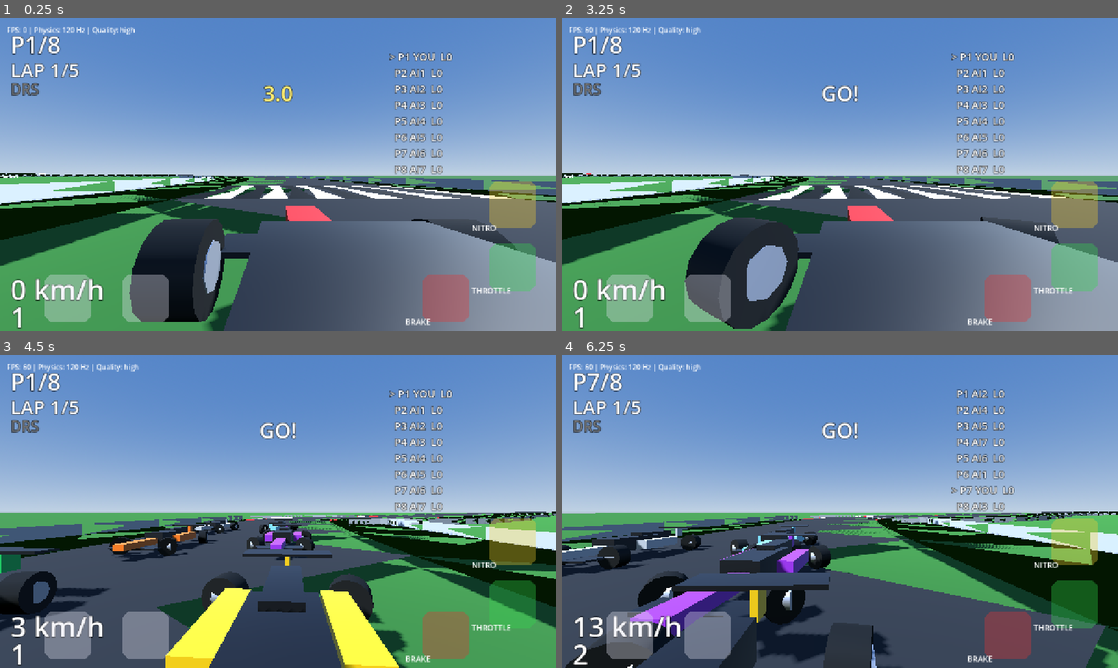
Above: before the commit, frames 1-4 (two rows, left to right).
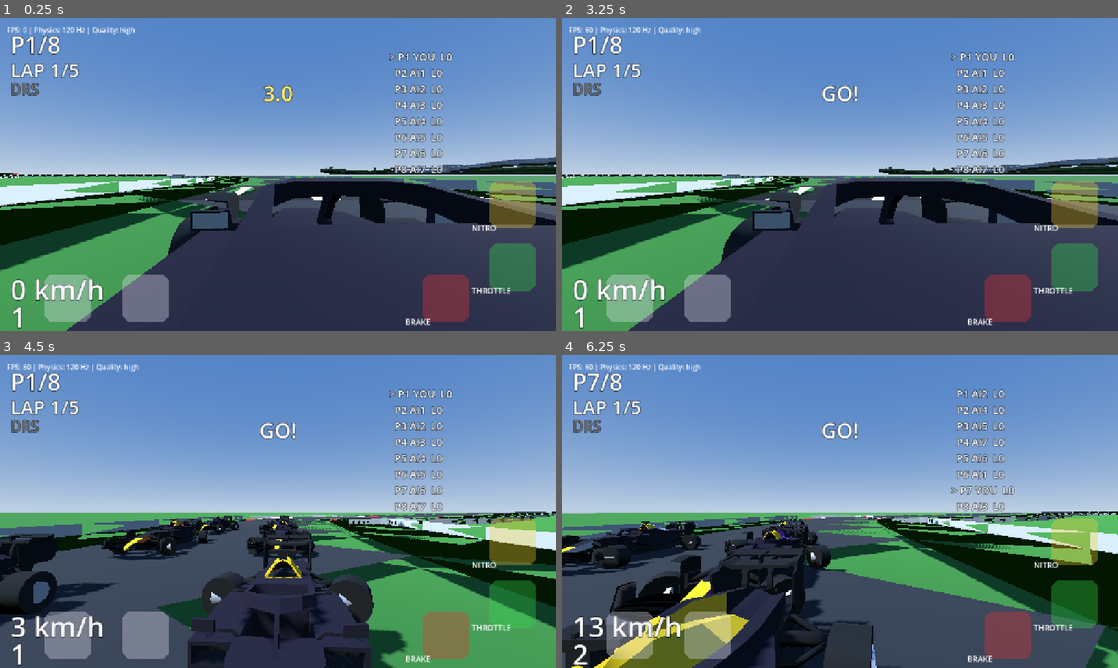
Above: after the commit, the same moments.

Repository: pandaysq/f1-game
Game: Godot game, scene res://scenes/main.tscn
Same seed, same stepped clock (60 frames per second), same inputs: the game is played once before the commit and once after it.
Inputs:
- Up to frame 1 (0.25 s): no input
- Up to frame 2 (3.25 s): hold D (steer_right) 0.53-1.28 s; hold W (throttle) 0.53-1.28 s; hold S (brake) 1.28-2.03 s; tap E (drs) at 1.35 s; tap W (throttle) at 1.55, 2.3, 2.85 s; tap Enter at 2 s; hold Shift (nitro) 2.03-2.78 s; hold D (steer_right) from 2.03 s (still down); tap R (reset_car) at 2.75 s
- Up to frame 3 (4.5 s): release D (steer_right) at 3.53 s; hold V (toggle_camera) 3.53-4.28 s; hold A (steer_left) from 3.53 s (still down); tap W (throttle) at 3.8, 4.35 s
- Up to frame 4 (6.25 s): release A (steer_left) at 5.03 s; hold S (brake) 5.03-5.78 s; hold E (drs) 5.03-5.78 s; tap W (throttle) at 5.3, 6.05 s; hold D (steer_right) from 5.78 s (still down); tap Shift (nitro) at 5.85 s

The runs differ from the first frame. In frame 1, 31% of the frame differs, in the area x 0-100%, y 44-100%; in frame 2, 32%; in frame 3, 9.8%; in frame 4, 11%.

Commit message:
assets: Sketchfab car body + endurance scenery wired into the game
- VehicleFactory instantiates low_poly_f1.glb: dynamic AABB calibration
  to the 3.1 m wheelbase (scale 0.4239, yaw 180), body bottom at collision
  floor, axle midpoint on the physics reference; red accents tinted to the
  per-car livery, glb tires hidden (procedural wheels own suspension)
- endurance_run.glb backdrop placed NE of the track (no collision, ~140 m gap)
- cockpit camera calibrated to the glb cockpit (-0.22, 0.52, 0.20), mirror
  and halo in view; APEX_COCKPIT_OVERRIDE tuning hook
- 6 new asset checks in the suite (78 total), changelog 0.3.1, known issues

Diff:
--- a/scripts/camera_rig/camera_rig.gd
+++ b/scripts/camera_rig/camera_rig.gd
@@ -4,6 +4,10 @@
 ## Cockpit follows the chassis rigidly; chase camera is spring-smoothed.
 
 const CHASE_OFFSET_LOCAL := Vector3(0.0, 1.1, 3.8)
+## Driver-eye position in car-local space (origin = wheel attach plane).
+## Calibrated on the glb cockpit: eye under the halo, wing mirror in view,
+## nose clearly visible. Tuning helper: APEX_COCKPIT_OVERRIDE="x,y,z".
+const COCKPIT_LOCAL := Vector3(-0.22, 0.52, 0.20)
 
 var cockpit_camera: Camera3D
 var chase_camera: Camera3D
@@ -16,8 +20,16 @@
 
 	cockpit_camera = Camera3D.new()
 	cockpit_camera.name = "CockpitCamera"
-	# driver eyes: slightly above attach plane (CG offset ~0.3 below origin)
-	cockpit_camera.position = Vector3(-0.30, 0.42, -0.30)
+	# driver eyes: under the glb halo pod (pod spans y 0.59..0.71 above the
+	# attach plane, cockpit sits ~0.3 m behind the axle midpoint)
+	cockpit_camera.position = COCKPIT_LOCAL
+	var override := OS.get_environment("APEX_COCKPIT_OVERRIDE")
+	if not override.is_empty():
+		var parts := override.split(",")
+		if parts.size() == 3:
+			cockpit_camera.position = Vector3(
+				parts[0].to_float(), parts[1].to_float(), parts[2].to_float()
+			)
 	cockpit_camera.fov = 78.0
 	cockpit_camera.near = 0.05
 	add_child(cockpit_camera)
--- a/scripts/main.gd
+++ b/scripts/main.gd
@@ -7,6 +7,12 @@
 const TICK_DT := 1.0 / 120.0
 const TRACK_PATH := "res://tracks/alpha_loop.json"
 const RACE_CONFIG_PATH := "res://assets/data/race_config.json"
+const ENVIRONMENT_MODEL_PATH := "res://assets/models/environment/endurance_run.glb"
+## Backdrop placement: the endurance diorama (1104 x 744 m, local AABB at
+## x 159..1263, z 426..1170) must stay clear of the drivable area
+## (alpha_loop: x -120..224, z -131..183). Shift seats it ~140 m beyond the
+## +Z edge; visual-only, no collision, cars never reach it.
+const SCENERY_OFFSET := Vector3(0.0, -0.9, -100.0)
 
 const AI_COLORS := [
 	Color(0.88, 0.09, 0.09),
@@ -56,6 +62,7 @@
 	if not problems.is_empty():
 		push_error("main: track validation failed: %s" % str(problems))
 	TrackBuilder.build(track, self)
+	_add_environment()
 
 	if _mode == "tt":
 		_setup_time_trial()
@@ -63,6 +70,17 @@
 		_setup_race()
 	debug_overlay.visible = true
 	_init_screenshot_hook()
+
+
+func _add_environment() -> void:
+	var packed: PackedScene = load(ENVIRONMENT_MODEL_PATH)
+	if packed == null:
+		push_warning("main: environment model missing, scenery skipped")
+		return
+	var scenery := packed.instantiate() as Node3D
+	scenery.name = "SceneryEndurance"
+	scenery.position = SCENERY_OFFSET
+	add_child(scenery)
 
 
 func _setup_race() -> void:
@@ -103,7 +121,6 @@
 			driver.frozen = true
 			drivers.append(driver)
 			driver.reset_requested.connect(_on_ai_reset.bind(driver))
-
 	camera_rig = CameraRig.new(cars[0])
 	add_child(camera_rig)
 	camera_rig.cockpit_camera.current = true
@@ -141,14 +158,25 @@
 func _update_race(delta: float) -> void:
 	if session == null:
 		return
+
+		# player input is blocked until the green flag (jump start = no go
+		# penalty model yet, phase 7 rules)
+
+		# AI DRS is handled by AiDriver._physics_process
 	if not session.started and not _race_over:
 		_countdown_left -= delta
 		if _countdown_left <= 0.0:
 			session.start_race()
 			for driver in drivers:
 				driver.frozen = false
+
+				# player input is blocked until the green flag (jump start = no go
+				# penalty model yet, phase 7 rules)
 			cars[0].external_input = null
 			race_hud.show_message("GO!")
+
+			# player input is blocked until the green flag (jump start = no go
+			# penalty model yet, phase 7 rules)
 		else:
 			race_hud.show_message(str(ceil(_countdown_left)))
 			# player input is blocked until the green flag (jump start = no go
@@ -162,6 +190,7 @@
 				"shift_down": false,
 			}
 
+		# AI DRS is handled by AiDriver._physics_process
 	var states: Array = []
 	for car in cars:
 		(
@@ -174,6 +203,8 @@
 				}
 			)
 		)
+
+		# AI DRS is handled by AiDriver._physics_process
 	session.update(states, TICK_DT)
 
 	for i in range(cars.size()):
@@ -181,8 +212,7 @@
 		cars[i].aero_wake_drag = session.wake_drag(i)
 		if i == 0:
 			_update_player_drs()
-		# AI DRS is handled by AiDriver._physics_process
-
+			# AI DRS is handled by AiDriver._physics_process
 	if not _race_over and not session.classification.is_empty():
 		_race_over = true
 		var results := "\n".join(session.classification.map(_classification_line))
@@ -227,11 +257,17 @@
 	_shot_dir = OS.get_environment("APEX_SHOT_DIR")
 	if _shot_dir.is_empty():
 		return
+
+		# visual QA: drive the player car with a real AI driver so shots
+		# show actual racing (not a blind full-throttle crash)
 	var plan := OS.get_environment("APEX_SHOT_PLAN")
 	for entry in plan.split(","):
 		var parts := entry.split(":")
 		if parts.size() == 2 and parts[0].is_valid_float():
 			_shot_plan.append([parts[0].to_float(), parts[1]])
+
+		# visual QA: drive the player car with a real AI driver so shots
+		# show actual racing (not a blind full-throttle crash)
 	_shot_plan.sort_custom(func(a: Array, b: Array) -> bool: return a[0] < b[0])
 	if OS.get_environment("APEX_DRIVE") != "" and not cars.is_empty():
 		# visual QA: drive the player car with a real AI driver so shots
--- a/scripts/vehicle/vehicle_factory.gd
+++ b/scripts/vehicle/vehicle_factory.gd
@@ -1,11 +1,26 @@
 class_name VehicleFactory
 extends RefCounted
-## Builds the playable car node with procedural low-poly visuals.
-## Keeps scenes tiny: everything is code-built from vehicle.json.
+## Builds the playable car node. Physics stays procedural (vehicle.json);
+## the body visual is the Sketchfab low-poly F1 glb (CC-BY 4.0, ASSETS.md),
+## with per-car livery tint and a dynamic AABB calibration so the imported
+## model matches our wheelbase no matter how the asset is re-exported.
+## Wheels stay procedural cylinders driven by the raycast suspension.
 
 const RED_LIVERY := Color(0.88, 0.09, 0.09)
 const DARK_LIVERY := Color(0.10, 0.10, 0.12)
 const TIRE_COLOR := Color(0.08, 0.08, 0.08)
+
+const BODY_MODEL_PATH := "res://assets/models/car/low_poly_f1.glb"
+## glb wheelbase is 7.313 m (front axle +Z, rear axle -Z); ours is 3.1 m.
+const BODY_MODEL_SCALE := 0.4239
+## Car origin sits at the wheel-attach plane; the imported body must end up
+## with its bottom at the collision-box bottom (10 cm road clearance) and
+## its axle midpoint at the physics axle midpoint.
+const BODY_BOTTOM_Y := -0.47
+## vehicle.json: wheelbase 3.1, front load 0.45 -> axle midpoint z below.
+const BODY_MID_Z := -0.155
+## glb tire nodes are hidden: procedural wheels own suspension + steering.
+const BODY_TIRE_NODES := ["FR_Tire", "FL_Tire", "RR_Tire", "RL_Tire"]
 
 
 ## Creates a Car (RigidBody3D) with collision shape and visual meshes.
@@ -34,7 +49,6 @@
 	collision.name = "Collision"
 	collision.shape = shape
 	# box centered at CG height below origin (origin = wheel attach plane)
-	# box bottom stays ~6 cm above the road at rest (origin = wheel attach plane)
 	# box bottom sits ~10 cm above the road at rest: clears the 6 cm kerbs,
 	# so a hard kerb strike cannot jam the underfloor into a zero-thickness
 	# ribbon and tunnel the car through the road (phase-2 lesson)
@@ -49,6 +63,9 @@
 	visuals.name = "Visuals"
 	car.add_child(visuals)
 
+	_build_body(visuals, livery)
+
+	# wheels: FL FR RL RR (positions mirror the raycast attachments)
 	var data := (
 		JSON.parse_string(FileAccess.get_file_as_string("res://assets/data/vehicle.json"))
 		as Dictionary
@@ -57,78 +74,160 @@
 	var half_front := wheelbase * (1.0 - float(data.get("weight_distribution_front", 0.45)))
 	var half_rear := wheelbase - half_front
 	var track_width := float(data.get("track_width_m", 1.9)) * 0.5
-	var cg := float(data.get("center_of_mass_height_m", 0.30))
-
-	# tub + nose + sidepods + wings, all boxes, cockpit view friendly
-	_add_box(visuals, "Tub", Vector3(0.75, 0.45, 1.6), Vector3(0, -cg + 0.28, -0.4), DARK_LIVERY)
-	_add_box(visuals, "Nose", Vector3(0.4, 0.22, 1.9), Vector3(0, -cg + 0.18, -2.0), livery)
-	_add_box(
-		visuals, "SidepodLeft", Vector3(0.35, 0.3, 1.4), Vector3(-0.62, -cg + 0.22, 0.15), livery
-	)
-	_add_box(
-		visuals, "SidepodRight", Vector3(0.35, 0.3, 1.4), Vector3(0.62, -cg + 0.22, 0.15), livery
-	)
-	_add_box(
-		visuals, "EngineCover", Vector3(0.42, 0.35, 1.3), Vector3(0, -cg + 0.42, 0.55), DARK_LIVERY
-	)
-	_add_box(
-		visuals, "FrontWing", Vector3(1.7, 0.06, 0.5), Vector3(0, -cg + 0.05, -2.15), DARK_LIVERY
-	)
-	_add_box(
-		visuals, "RearWing", Vector3(1.5, 0.05, 0.45), Vector3(0, -cg + 0.65, 1.9), DARK_LIVERY
-	)
-	_add_box(
-		visuals, "RearWingPylon", Vector3(0.08, 0.35, 0.3), Vector3(0, -cg + 0.45, 1.9), livery
-	)
-
-	# wheels: FL FR RL RR
 	var positions := [
 		Vector3(-track_width, 0, -half_front),
 		Vector3(track_width, 0, -half_front),
 		Vector3(-track_width, 0, half_rear),
 		Vector3(track_width, 0, half_rear),
 	]
+	for i in range(4):
+		_build_wheel(visuals, i, positions[i], data)
+
+
+## Instantiates the glb body, hides its tire nodes, tints the red accents to
+## the requested livery, and calibrates scale/offset against the physics.
+static func _build_body(visuals: Node3D, livery: Color) -> void:
+	var packed: PackedScene = load(BODY_MODEL_PATH)
+	if packed == null:
+		push_warning("vehicle_factory: body model missing, falling back to boxes")
+		_build_box_fallback(visuals, livery)
+		return
+
+		# calibrate: measure the local AABB in visuals space, then shift so the
+		# body bottom and axle midpoint land on the physics reference points
+	var body: Node3D = packed.instantiate()
+	body.name = "Body"
+	_set_visible_recursive(body, BODY_TIRE_NODES, false)
+	body.scale = Vector3.ONE * BODY_MODEL_SCALE
+	body.rotation.y = PI  # model faces +Z, car forward is -Z
+	visuals.add_child(body)
+
+	_tint_livery(body, livery)
+
+	# calibrate: measure the local AABB in visuals space, then shift so the
+	# body bottom and axle midpoint land on the physics reference points
+	var aabb := _local_aabb(body)
+	var bottom := aabb.position.y
+	var mid_z := aabb.get_center().z
+	body.position = Vector3(-aabb.get_center().x, BODY_BOTTOM_Y - bottom, BODY_MID_Z - mid_z)
+
+
+## Livery: duplicate the imported (shared) materials per car and recolor the
+## two red accent materials to the team color.
+static func _tint_livery(body: Node, livery: Color) -> void:
+	var stack: Array = [body]
+	while not stack.is_empty():
+		var n: Node = stack.pop_back()
+		if n is MeshInstance3D:
+			var mi := n as MeshInstance3D
+			for s in range(mi.mesh.get_surface_count()):
+				var mat := mi.mesh.surface_get_material(s)
+				if mat is StandardMaterial3D and _is_red_accent(mat as StandardMaterial3D):
+					var tinted := (mat as StandardMaterial3D).duplicate() as StandardMaterial3D
+					tinted.albedo_color = livery
+					mi.set_surface_override_material(s, tinted)
+		for c in n.get_children():
+			stack.append(c)
+
+
+static func _is_red_accent(mat: StandardMaterial3D) -> bool:
+	var lname := mat.resource_name.to_lower()
+	if lname.contains("bloody red") or lname.contains("3rdcolor"):
+		return true
+	var c := mat.albedo_color
+	return c.r > 0.5 and c.g < 0.3 and c.b < 0.3
+
+
+## Hides any Node3D whose name is in the list (recursive).
+static func _set_visible_recursive(root: Node, names: Array, visible: bool) -> void:
+	var stack: Array = [root]
+	while not stack.is_empty():
+		var n: Node = stack.pop_back()
+		if n is Node3D and names.has(String(n.name)):
+			(n as Node3D).visible = visible
+		for c in n.get_children():
+			stack.append(c)
+
+
+## AABB of all meshes below root, in root's PARENT space (root transform
+## included, so scale/rotation set before the call are respected).
+static func _local_aabb(root: Node3D) -> AABB:
+	var aabb := AABB()
+	var first := true
+	var stack: Array = [[root, root.transform]]
+	while not stack.is_empty():
+		var entry: Array = stack.pop_back()
+		var n: Node = entry[0]
+		var xf: Transform3D = entry[1]
+		if n is Node3D and n != root:
+			xf = xf * (n as Node3D).transform
+		var mi := n as MeshInstance3D
+		if mi != null and mi.mesh != null:
+			var box := xf * mi.mesh.get_aabb()
+			if first:
+				aabb = box
+				first = false
+			else:
+				aabb = aabb.merge(box)
+		for c in n.get_children():
+			stack.append([c, xf])
+	return aabb
+
+
+static func _build_wheel(visuals: Node3D, index: int, position: Vector3, data: Dictionary) -> void:
+	var holder := Node3D.new()
+	holder.name = "WheelHolder%d" % index
+	holder.position = position
+	visuals.add_child(holder)
+
 	var wheel_radius := float(data.get("wheel", {}).get("radius_m", 0.33))
 	var wheel_width := float(data.get("wheel", {}).get("width_m", 0.35))
-	for i in range(4):
-		# holder: suspension travel (position) + steering (yaw); mesh rolls on X
-		var holder := Node3D.new()
-		holder.name = "WheelHolder%d" % i
-		holder.position = positions[i]
-		visuals.add_child(holder)
-
-		var wheel := MeshInstance3D.new()
-		wheel.name = "Mesh"
-		var cylinder := CylinderMesh.new()
-		cylinder.top_radius = wheel_radius
-		cylinder.bottom_radius = wheel_radius
-		cylinder.height = wheel_width
-		cylinder.radial_segments = 16
-		wheel.mesh = cylinder
-		# cylinder axis is Y; rotate so it rolls around X (axle)
-		wheel.rotation.z = PI * 0.5
-		var wheel_mat := StandardMaterial3D.new()
-		wheel_mat.albedo_color = TIRE_COLOR
-		wheel_mat.roughness = 0.95
-		wheel.material_override = wheel_mat
-		holder.add_child(wheel)
-
-		# rim so wheel rotation is visible
-		var rim := MeshInstance3D.new()
-		rim.name = "Rim"
-		var rim_mesh := CylinderMesh.new()
-		rim_mesh.top_radius = wheel_radius * 0.55
-		rim_mesh.bottom_radius = rim_mesh.top_radius
-		rim_mesh.height = wheel_width + 0.02
-		rim_mesh.radial_segments = 8
-		rim.mesh = rim_mesh
-		var rim_mat := StandardMaterial3D.new()
-		rim_mat.albedo_color = Color(0.75, 0.75, 0.8)
-		rim_mat.metallic = 0.6
-		rim_mat.roughness = 0.35
-		rim.material_override = rim_mat
-		rim.rotation.z = PI * 0.5
-		holder.add_child(rim)
+	var wheel := MeshInstance3D.new()
+	wheel.name = "Mesh"
+	var cylinder := CylinderMesh.new()
+	cylinder.top_radius = wheel_radius
+	cylinder.bottom_radius = wheel_radius
+	cylinder.height = wheel_width
+	cylinder.radial_segments = 16
+	wheel.mesh = cylinder
+	# cylinder axis is Y; rotate so it rolls around X (axle)
+	wheel.rotation.z = PI * 0.5
+	var wheel_mat := StandardMaterial3D.new()
+	wheel_mat.albedo_color = TIRE_COLOR
+	wheel_mat.roughness = 0.95
+	wheel.material_override = wheel_mat
+	holder.add_child(wheel)
+
+	# rim so wheel rotation is visible
+	var rim := MeshInstance3D.new()
+	rim.name = "Rim"
+	var rim_mesh := CylinderMesh.new()
+	rim_mesh.top_radius = wheel_radius * 0.55
+	rim_mesh.bottom_radius = rim_mesh.top_radius
+	rim_mesh.height = wheel_width + 0.02
+	rim_mesh.radial_segments = 8
+	rim.mesh = rim_mesh
+	var rim_mat := StandardMaterial3D.new()
+	rim_mat.albedo_color = Color(0.75, 0.75, 0.8)
+	rim_mat.metallic = 0.6
+	rim_mat.roughness = 0.35
+	rim.material_override = rim_mat
+	rim.rotation.z = PI * 0.5
+	holder.add_child(rim)
+
+
+## Procedural fallback if the glb is missing (keeps tests green everywhere).
+static func _build_box_fallback(visuals: Node3D, livery: Color) -> void:
+	var data := (
+		JSON.parse_string(FileAccess.get_file_as_string("res://assets/data/vehicle.json"))
+		as Dictionary
+	)
+	var cg := float(data.get("center_of_mass_height_m", 0.30))
+	_add_box(visuals, "Tub", Vector3(0.75, 0.45, 1.6), Vector3(0, -cg + 0.28, -0.4), DARK_LIVERY)
+	_add_box(visuals, "Nose", Vector3(0.4, 0.22, 1.9), Vector3(0, -cg + 0.18, -2.0), livery)
+	_add_box(
+		visuals, "RearWing", Vector3(1.5, 0.05, 0.45), Vector3(0, -cg + 0.65, 1.9), DARK_LIVERY
+	)
 
 
 static func _add_box(
--- a/tests/run_tests.gd
+++ b/tests/run_tests.gd
@@ -35,6 +35,7 @@
 	print("== Apex GP test suite ==")
 	_test_config()
 	_test_track_validator()
+	_test_vehicle_visuals()
 	_test_time_trial_logic()
 	_test_racing_line_and_profile()
 	_test_race_logic()
@@ -89,6 +90,12 @@
 	if alpha == null:
 		_check(false, "alpha_loop.json parses")
 		return
+
+		# broken: not closed
+
+		# broken: narrow width
+
+		# broken: figure-8 self-intersection (8 points)
 	_check(true, "alpha_loop.json parses")
 	var problems := TrackValidator.validate(alpha)
 	_check(problems.is_empty(), "alpha_loop.json is valid (%s)" % str(problems))
@@ -144,6 +151,72 @@
 	return track
 
 
+# ------------------------------------------------------ vehicle visuals
+
+
+func _test_vehicle_visuals() -> void:
+	print("[vehicle visuals]")
+	var car := VehicleFactory.build(Color(0.2, 0.4, 0.9), "TestCar")
+	var body := car.get_node_or_null("Visuals/Body") as Node3D
+	_check(body != null, "Sketchfab body attached to car visuals")
+	if body == null:
+		return
+
+		# calibration: body AABB must match the physics reference points
+	var mesh_count := 0
+	var hidden_tires := 0
+	var stack: Array = [body]
+	while not stack.is_empty():
+		var n: Node = stack.pop_back()
+		if n is MeshInstance3D:
+			mesh_count += 1
+		var lname := String(n.name).to_lower()
+		if n is Node3D and lname.contains("tire") and not (n as Node3D).visible:
+			hidden_tires += 1
+		for c in n.get_children():
+			stack.append(c)
+
+		# calibration: body AABB must match the physics reference points
+	_check(mesh_count > 10, "body carries imported meshes (%d)" % mesh_count)
+	_check(
+		hidden_tires >= 4, "glb tires hidden, procedural wheels own suspension (%d)" % hidden_tires
+	)
+	# calibration: body AABB must match the physics reference points
+	var aabb := _body_aabb(body)
+	var bottom := aabb.position.y
+	var mid_z := aabb.get_center().z
+	_check(
+		absf(bottom - (-0.47)) < 0.03, "body bottom at collision-box level (bottom %.3f)" % bottom
+	)
+	_check(absf(mid_z - (-0.155)) < 0.03, "body axle midpoint matches physics (%.3f)" % mid_z)
+	_check(aabb.size.x > 1.9, "body covers the track width (%.2f m)" % aabb.size.x)
+	car.free()
+
+
+## AABB of the body INCLUDING its calibration offset (root transform applied).
+func _body_aabb(body: Node3D) -> AABB:
+	var aabb := AABB()
+	var first := true
+	var stack: Array = [[body, body.transform]]
+	while not stack.is_empty():
+		var entry: Array = stack.pop_back()
+		var n: Node = entry[0]
+		var xf: Transform3D = entry[1]
+		if n is Node3D and n != body:
+			xf = xf * (n as Node3D).transform
+		var mi := n as MeshInstance3D
+		if mi != null and mi.mesh != null:
+			var box := xf * mi.mesh.get_aabb()
+			if first:
+				aabb = box
+				first = false
+			else:
+				aabb = aabb.merge(box)
+		for c in n.get_children():
+			stack.append([c, xf])
+	return aabb
+
+
 # ------------------------------------------------------ time trial tests
 
 
@@ -153,6 +226,11 @@
 	if FileAccess.file_exists(TimeTrial.SAVE_PATH):
 		DirAccess.remove_absolute(save_path)
 
+		# two full laps, one point per update, 0.1 s per tick -> 4.0 s per lap
+
+		# back-and-forth near the start line must not count a lap
+
+		# persistence: best lap is saved and reloaded
 	var track := _make_ring()
 	var session := TimeTrial.new(track)
 	var laps_seen := [0]
@@ -165,6 +243,10 @@
 	for lap in range(2):
 		for i in range(40):
 			session.update(track.points[i], 0.1)
+
+		# back-and-forth near the start line must not count a lap
+
+		# persistence: best lap is saved and reloaded
 	session.update(track.points[0], 0.1)
 	_check(laps_seen[0] == 2, "two laps counted (%d)" % laps_seen[0])
 	_check(sectors_seen[0] == 4, "four sector crossings (%d)" % sectors_seen[0])
@@ -177,8 +259,12 @@
 	var session2 := TimeTrial.new(track)
 	for i in range(6):
 		session2.update(track.points[i], 0.1)
+
+		# persistence: best lap is saved and reloaded
 	for i in range(5):
 		session2.update(track.points[4 - i], 0.1)
+
+		# persistence: best lap is saved and reloaded
 	session2.update(track.points[0], 0.1)
 	_check(session2.lap_count == 0, "back-and-forth does not count a lap")
 
@@ -351,6 +437,8 @@
 	var max_speed := 0.0
 	for entry in driver.telemetry:
 		max_speed = maxf(max_speed, entry["speed"])
+
+		# braking distance between 300 km/h (83.3 m/s) and 100 km/h (27.8 m/s)
 	_check(max_speed > 60.0 and max_speed < 95.0, "top speed plausible (%.1f m/s)" % max_speed)
 
 	# braking distance between 300 km/h (83.3 m/s) and 100 km/h (27.8 m/s)
@@ -431,6 +519,11 @@
 			in_bounds = false
 		if is_nan(d) or is_nan(line.offsets[i]):
 			nan = true
+
+		# braking pass monotonicity: speeds never demand more than a_brake
+		# between consecutive points
+
+		# difficulty ordering: legend profile >= pro >= rookie corner speeds
 	_check(in_bounds, "line stays within the track width")
 	_check(not nan, "line has no NaNs")
 	var vehicle: Dictionary = JSON.parse_string(
@@ -445,6 +538,11 @@
 			ok = false
 		vmin = minf(vmin, v)
 		vmax = maxf(vmax, v)
+
+		# braking pass monotonicity: speeds never demand more than a_brake
+		# between consecutive points
+
+		# difficulty ordering: legend profile >= pro >= rookie corner speeds
 	_check(ok, "profile speeds are finite and sane (2..90 m/s)")
 	_check(vmax > 35.0, "profile uses the straights (%.1f m/s max)" % vmax)
 	_check(vmin < 12.0, "profile respects the tightest corner (%.1f m/s min)" % vmin)
@@ -459,6 +557,8 @@
 		var a := (v0 * v0 - v1 * v1) / (2.0 * maxf(dist, 0.1)) if v0 > v1 else 0.0
 		if a > 18.0:
 			brake_ok = false
+
+		# difficulty ordering: legend profile >= pro >= rookie corner speeds
 	_check(brake_ok, "braking decel within 18 m/s^2 everywhere")
 	# difficulty ordering: legend profile >= pro >= rookie corner speeds
 	var p_rookie := SpeedProfile.build(line, vehicle, 0.58)
@@ -492,6 +592,8 @@
 		for q in seen:
 			if p.distance_to(q) < 2.0:
 				distinct = false
+
+				# grid must sit behind the start (progress ~ 1-0.1, not past it)
 		seen.append(p)
 		var nearest := 0
 		var nearest_d := INF
@@ -500,12 +602,21 @@
 			if d < nearest_d:
 				nearest_d = d
 				nearest = i
+
+				# grid must sit behind the start (progress ~ 1-0.1, not past it)
 		if nearest_d > track.widths[nearest] * 0.5 + 1.0:
 			on_road = false
-		# grid must sit behind the start (progress ~ 1-0.1, not past it)
+			# grid must sit behind the start (progress ~ 1-0.1, not past it)
 		var prog := float(nearest) / float(track.point_count())
 		if not (prog > 0.85 or prog < 0.05):
 			behind = false
+
+		# synthetic race: two cars, the leader one point ahead each step
+
+		# DRS availability with synthetic states: two cars nose-to-tail in a
+		# DRS zone at speed -> available; far apart -> not
+
+		# wake: solo car gets none (checked after the far-apart update)
 	_check(distinct, "grid slots are distinct")
 	_check(on_road, "grid slots are on the road")
 	_check(behind, "grid slots sit behind the start line")
@@ -534,6 +645,11 @@
 				)
 			)
 		session.update(states, 1.0 / 120.0)
+
+		# DRS availability with synthetic states: two cars nose-to-tail in a
+		# DRS zone at speed -> available; far apart -> not
+
+		# wake: solo car gets none (checked after the far-apart update)
 	_check(laps_seen.size() == 2, "two lap completions counted (%d)" % laps_seen.size())
 	_check(laps_seen[0] == 1, "the car ahead completes the lap first")
 	var order := session.positions()
@@ -544,8 +660,10 @@
 		_check(int(cls[0]["position"]) == 1, "winner at P1")
 		_check(int(cls[0]["car_index"]) == 1, "winner is the leader car")
 
-	# DRS availability with synthetic states: two cars nose-to-tail in a
-	# DRS zone at speed -> available; far apart -> not
+		# DRS availability with synthetic states: two cars nose-to-tail in a
+		# DRS zone at speed -> available; far apart -> not
+
+		# wake: solo car gets none (checked after the far-apart update)
 	var drs_session := RaceSession.new(track, config, 2)
 	drs_session.start_race()
 	var zone: Dictionary = track.drs_zones[0]
@@ -626,6 +744,8 @@
 	for entry in d.telemetry:
 		if entry is Array:
 			min_y = minf(min_y, minf(entry[0], entry[1]))
+
+		# boxes are 1.4 m wide: >1.2 m apart means no deep interpenetration lock
 	_check(min_y > 0.4, "colliding cars stay on the ground (y >= %.2f)" % min_y)
 	var car: Car = d.car
 	var car_b: Car = d.car_b
Not shown, changed: CHANGELOG.md
Not shown, changed: docs/KNOWN_ISSUES.md
